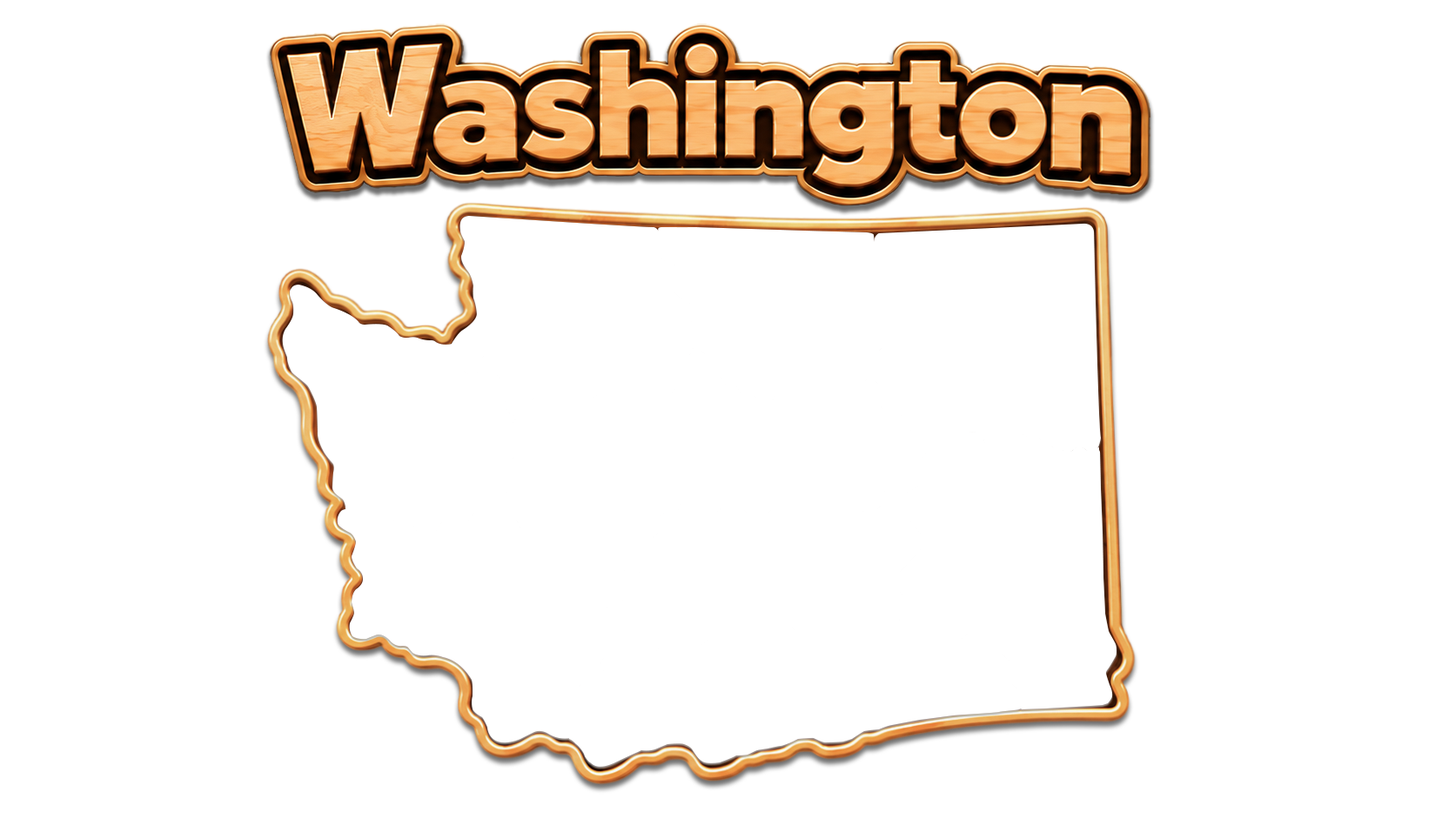
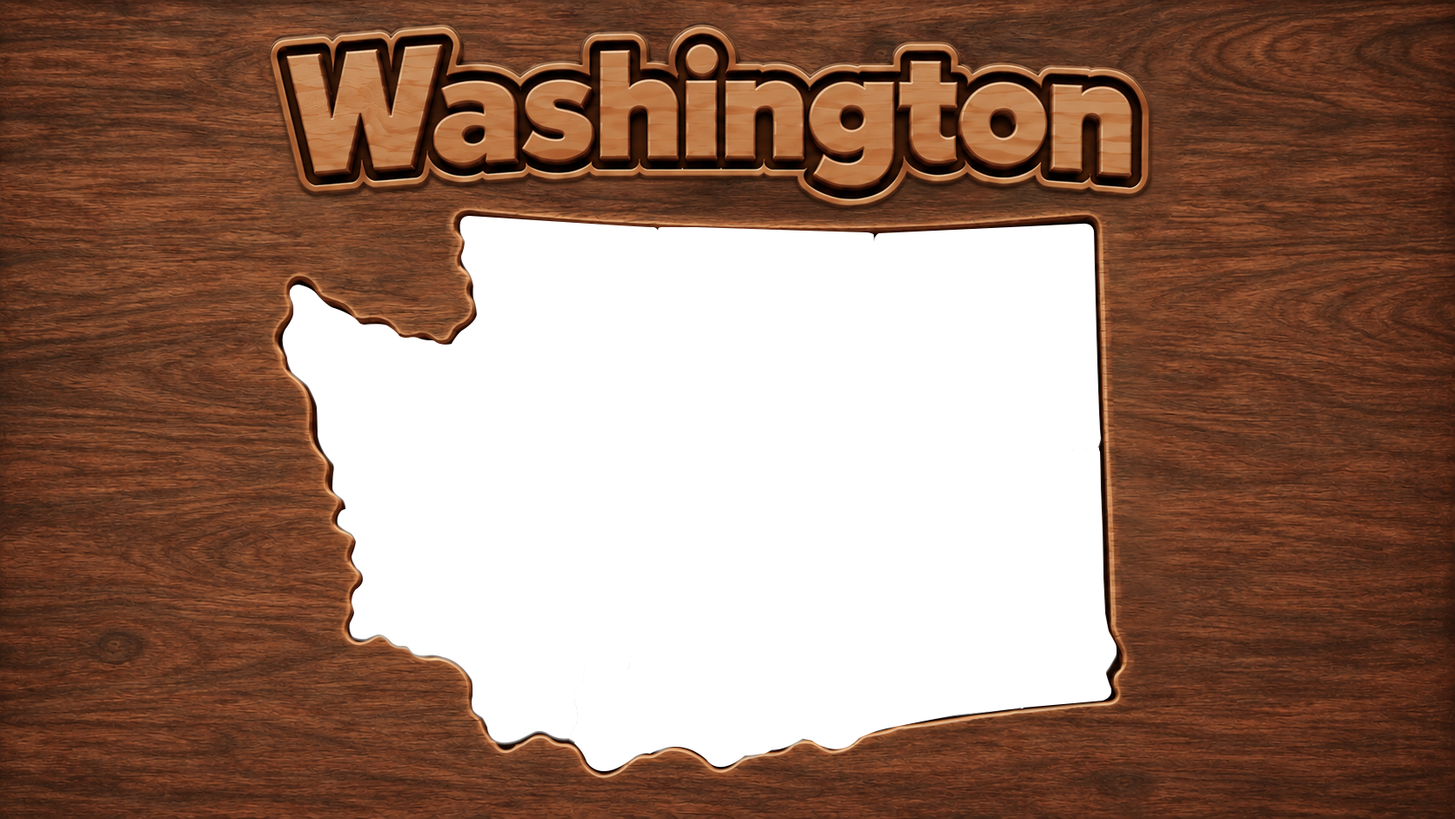
Layered file, before and after one edit (1455 x 819). Changes by layer:
removed layer "Washington" over (265, 23, 1156, 216)
added layer "Title" above "Layer 1" over (265, 21, 1156, 215)
painted on "Layer 7" over (1019, 687, 1114, 712)
removed layer "Layer 9" over (568, 630, 1026, 770)
added layer "Layer 13" above "Layer 10" over (568, 630, 1026, 771)
painted on "6" over (982, 433, 1119, 712)
painted on "9" over (568, 630, 1026, 770)
removed layer "Fram" over (262, 201, 1140, 795)
added layer "Layer 15" above "Layer 12 copy 2" over (262, 201, 1140, 795)
added layer "Layer 12 copy 2" over (0, 0, 1455, 819)
